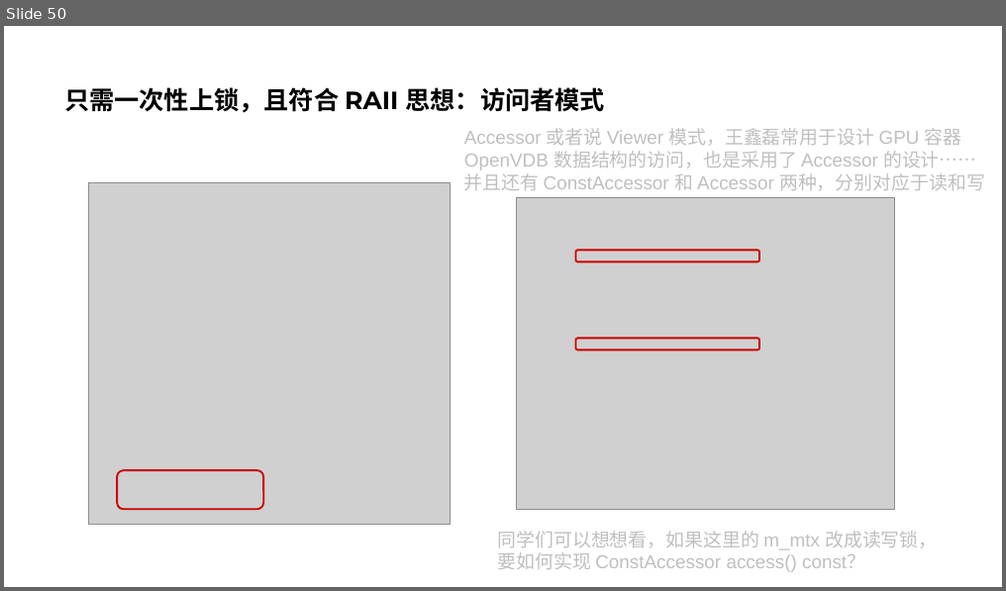
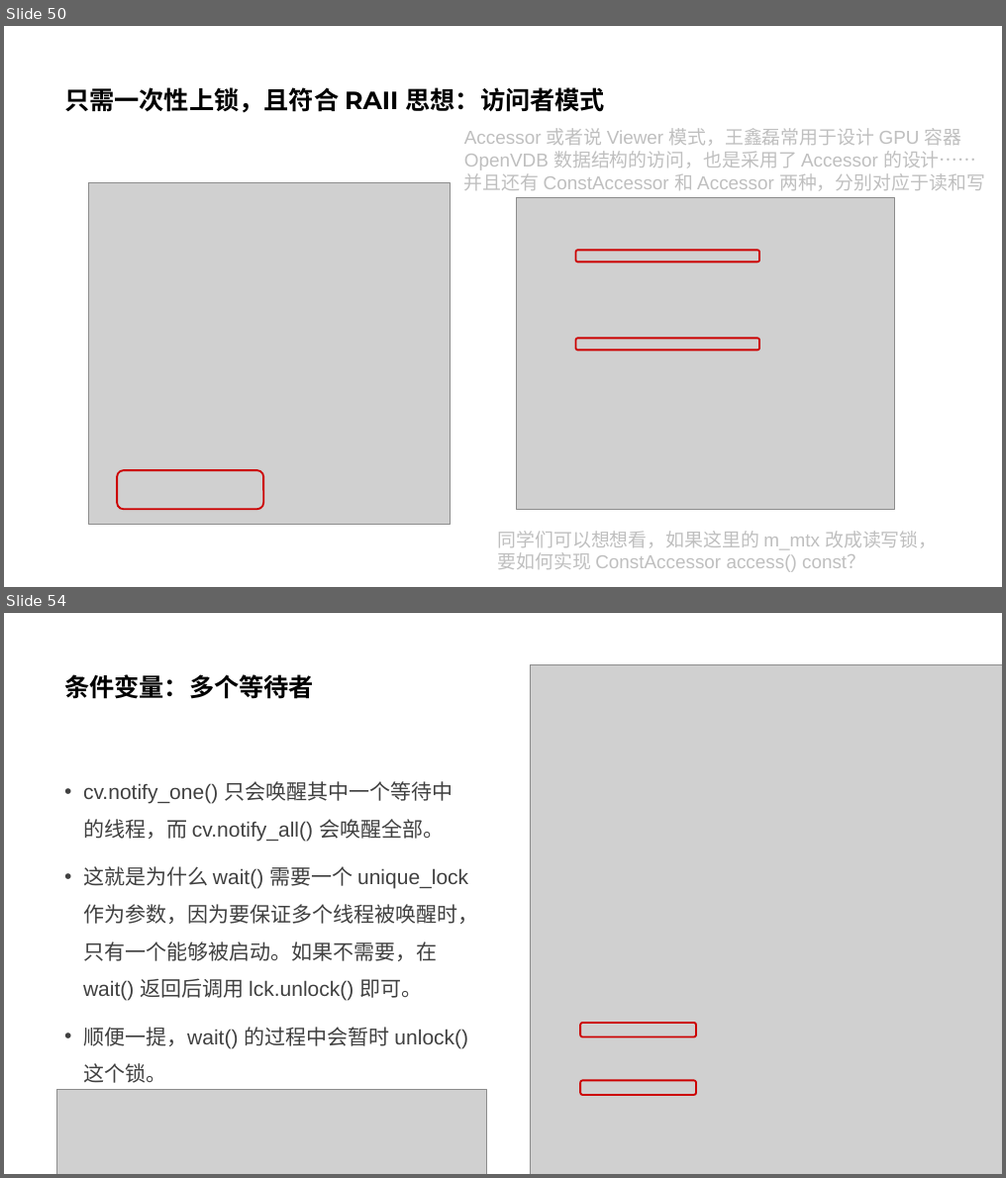
Before and after one commit to parallel101/course, a slide deck: 05/slides.pptx. Shown one above the other, each under a label of ours: slide 50 before the commit, slides 50 and 54 after it; the slides between them are not shown. The pictures are 1006x591 and 1006x1178 pixels, drawn with LibreOffice and Linux fonts; fonts in the diff are those of the drawing; grey boxes stand for pictures. Boxes give left, top, right and bottom in pixels: in the first picture for what was removed or moved away, otherwise in the second. Text is boxed around its words. In the diff, an @@ line names an element or a change of style, - is before the commit and + after.

```diff
--- a/05/slides.pptx
+++ b/05/slides.pptx
@@ slide 54 added at bbox=[4, 613, 1002, 1174], background #FFFFFF @@
@@ picture added at bbox=[530, 665, 1002, 1174] @@
@@ title added at bbox=[64, 674, 314, 699], 24 pt, text #000000, bold @@
+条件变量：多个等待者
@@ text added at bbox=[83, 781, 479, 1083], 20 pt, text #404040 @@
+• cv.notify_one() 只会唤醒其中一个等待中的线程，而 cv.notify_all() 会唤醒全部。
+• 这就是为什么 wait() 需要一个 unique_lock 作为参数，因为要保证多个线程被唤醒时，只有一个能够被启动。如果不需要，在 wait() 返回后调用 lck.unlock() 即可。
+• 顺便一提，wait() 的过程中会暂时 unlock() 这个锁。
@@ rounded rectangle added at bbox=[580, 1023, 696, 1038], outline #CC0000 1.75 pt @@
@@ rounded rectangle added at bbox=[580, 1081, 696, 1095], outline #CC0000 1.75 pt @@
@@ picture added at bbox=[57, 1090, 487, 1174] @@
```
Also in this commit, not shown: 1 slide changed, 9 other slides added, 1 slide removed, 21 other files.
